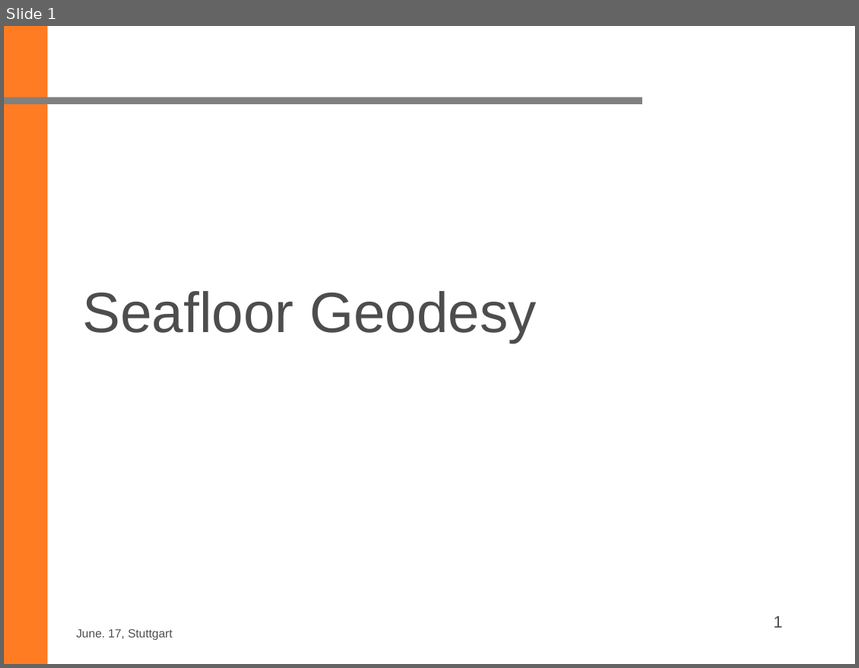
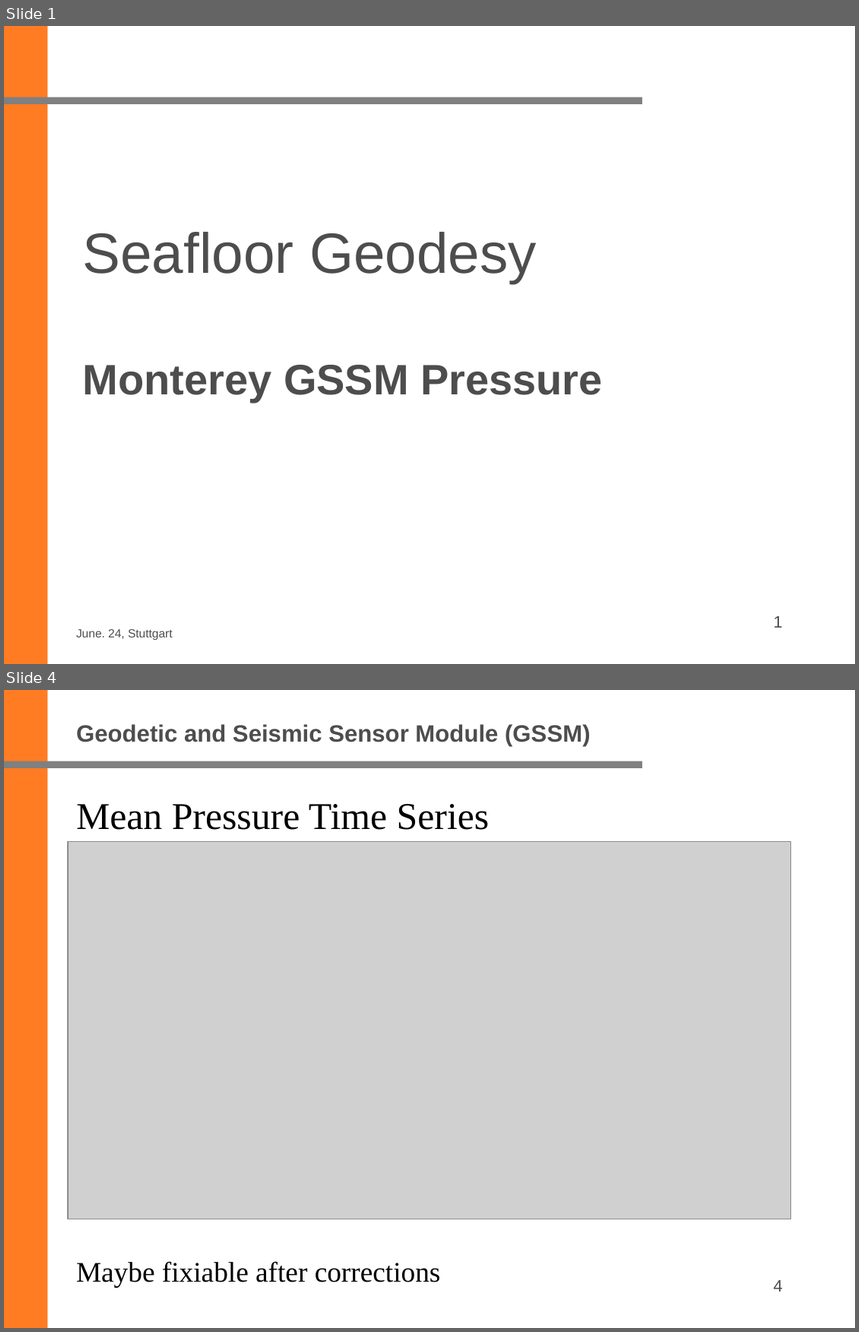
Before and after one commit to ziqing97/2.Master-SeafloorGeodesyUebung, a slide deck: 4/Muster.pptx. Shown one above the other, each under a label of ours: slide 1 before the commit, slides 1 and 4 after it; the slides between them are not shown. The pictures are 859x668 and 859x1332 pixels, drawn with LibreOffice and Linux fonts; fonts in the diff are those of the drawing; grey boxes stand for pictures; background and template pictures are left out. Boxes give left, top, right and bottom in pixels: in the first picture for what was removed or moved away, otherwise in the second. Text is boxed around its words. In the diff, an @@ line names an element or a change of style, - is before the commit and + after.

```diff
--- a/4/Muster.pptx
+++ b/4/Muster.pptx
@@ slide 4 added at (x1=4, y1=690, x2=855, y2=1328), background #FFFFFF; not listed: 2 template elements that a slide beside it also shows @@
@@ title added at (x1=76, y1=724, x2=591, y2=746), 20 pt, text #4D4D4D, bold @@
+Geodetic and Seismic Sensor Module (GSSM)
@@ text added at (x1=76, y1=804, x2=490, y2=830), 32 pt, text #000000 @@
+Mean Pressure Time Series
@@ picture added at (x1=68, y1=841, x2=791, y2=1220) @@
@@ text added at (x1=76, y1=1262, x2=441, y2=1288), 24 pt, text #000000 @@
+Maybe fixiable after corrections
@@ page number added at (x1=774, y1=1281, x2=783, y2=1292), 14 pt, text #4D4D4D @@
+4
@@ slide 1 changed as well @@
@@ title at (x1=83, y1=232, x2=603, y2=402): text changed; size 48 to 36 pt; bold on @@
-Seafloor Geodesy
+Seafloor Geodesy
+Monterey GSSM Pressure
@@ text at (x1=76, y1=629, x2=173, y2=640): text changed @@
-June. 17, Stuttgart
+June. 24, Stuttgart
```
Also in this commit, not shown: 2 other slides changed, 3 other slides added, 13 other files.
